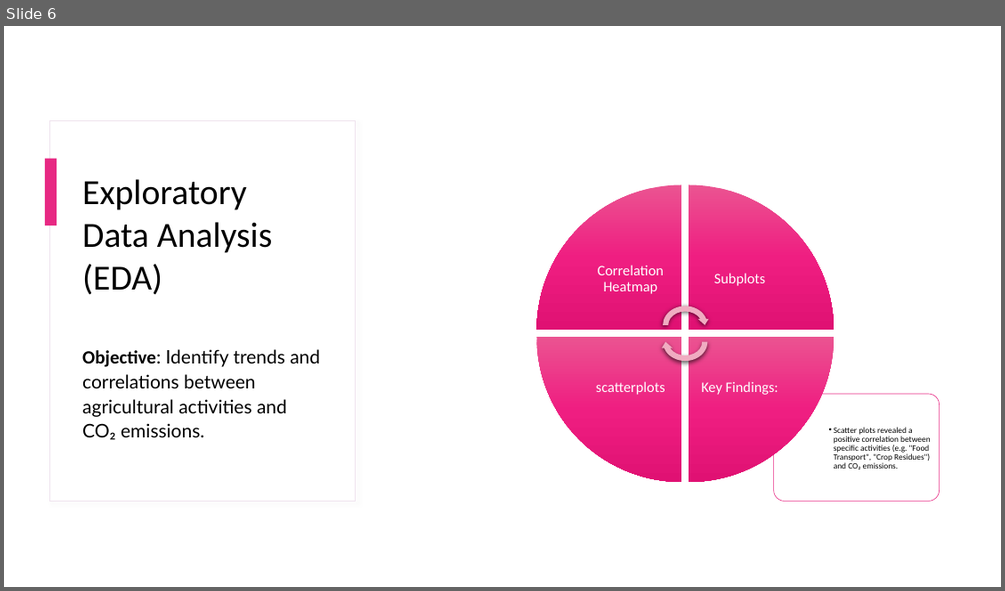
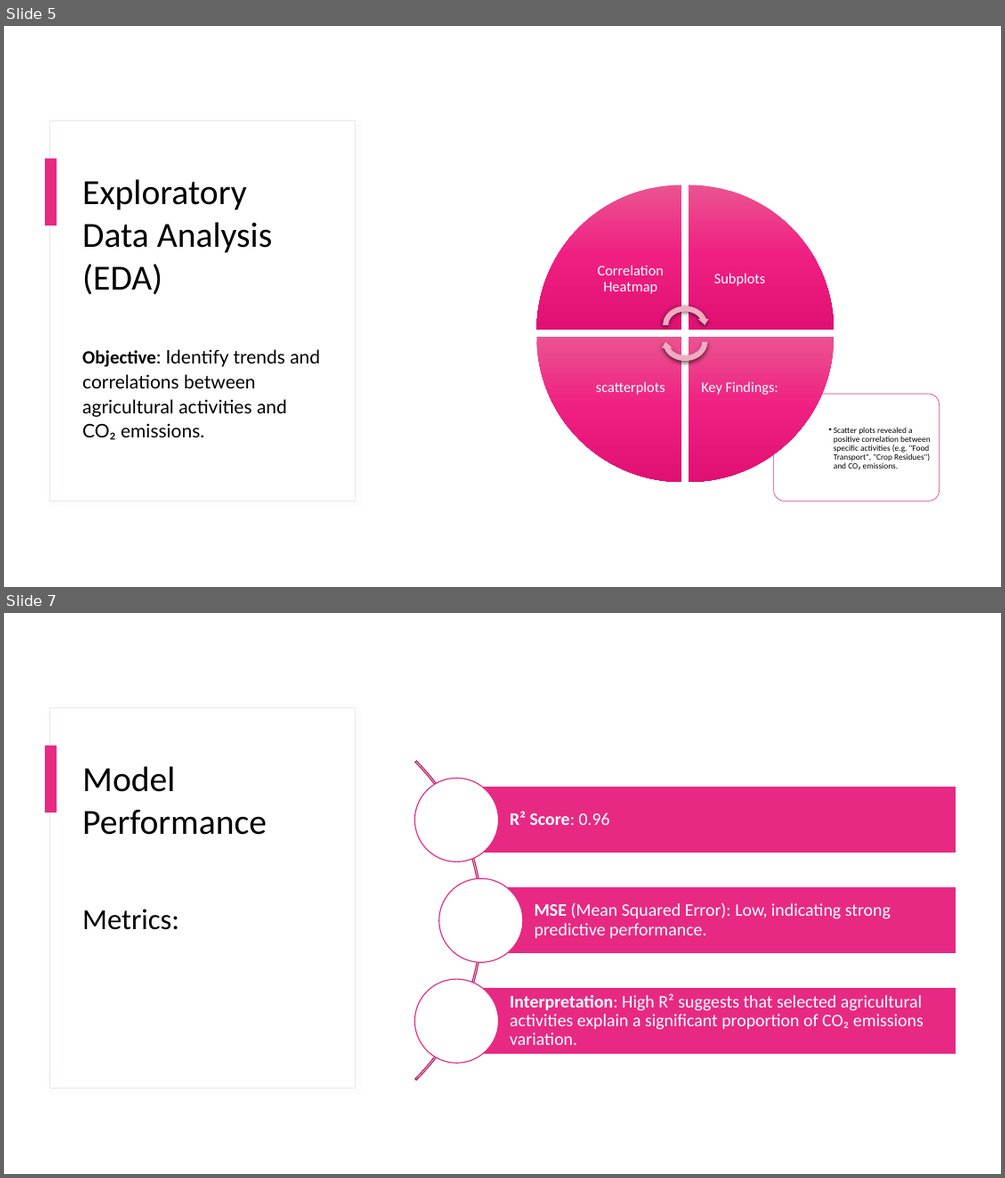
Before and after one commit to MelShongwe/2401PTDS_Regression_Project, a slide deck: Presentation Slide Deck .pptx. Shown one above the other, each under a label of ours: slide 6 before the commit, slides 5 and 7 after it; the slides between them are not shown. The pictures are 1005x591 and 1005x1178 pixels, drawn with LibreOffice and Linux fonts; fonts in the diff are those of the drawing. Boxes give left, top, right and bottom in pixels: in the first picture for what was removed or moved away, otherwise in the second. Text is boxed around its words. In the diff, an @@ line names an element or a change of style, - is before the commit and + after.

```diff
--- a/Presentation Slide Deck .pptx
+++ b/Presentation Slide Deck .pptx
@@ slide 7 added at box(4, 613, 1001, 1174), background #FFFFFF; not listed: 2 template elements that a slide beside it also shows @@
@@ title added at box(82, 766, 267, 835), 34 pt, text #000000 @@
+Model Performance
@@ text added at box(82, 908, 179, 930), 28 pt, text #000000 @@
+Metrics:
@@ group added at box(31, 695, 956, 1145): 3 rectangles, 3 texts, 3 ellipses, 1 arch (boxed as its full ring) @@
+R² Score: 0.96
+MSE (Mean Squared Error): Low, indicating strong predictive performance.
+Interpretation: High R² suggests that selected agricultural activities explain a significant proportion of CO₂ emissions variation.
@@ what was slide 6 is now slide 5 @@
```
Also in this commit, not shown: 1 slide changed, 5 other slides added, 2 slides removed.
